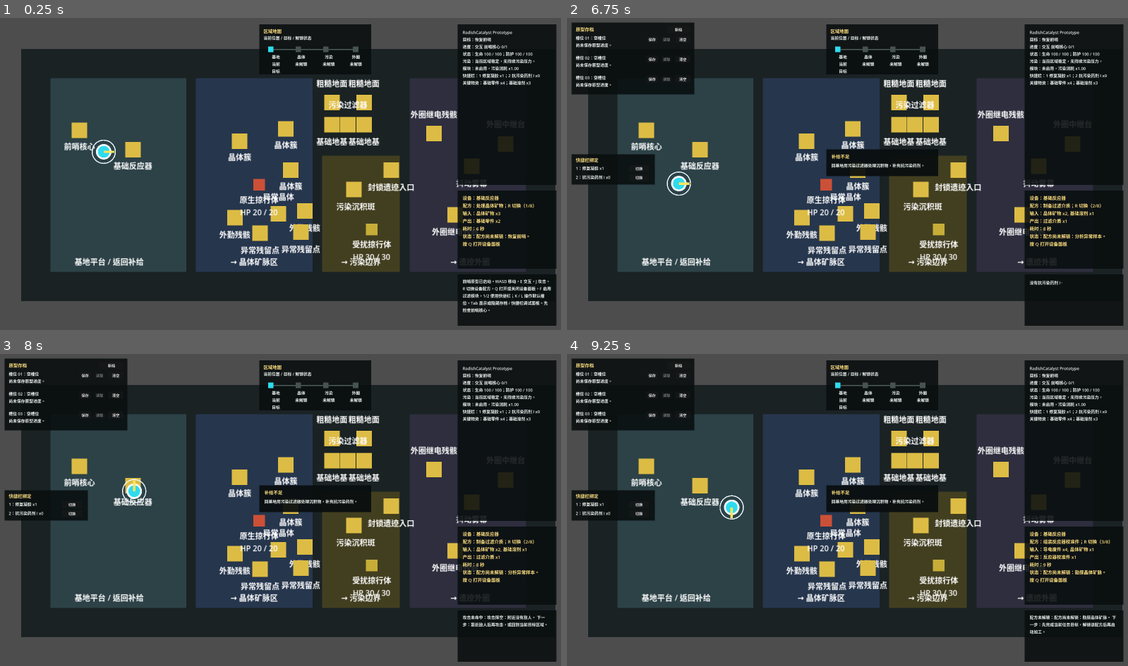
Above: before the commit, frames 1-4 (two rows, left to right).
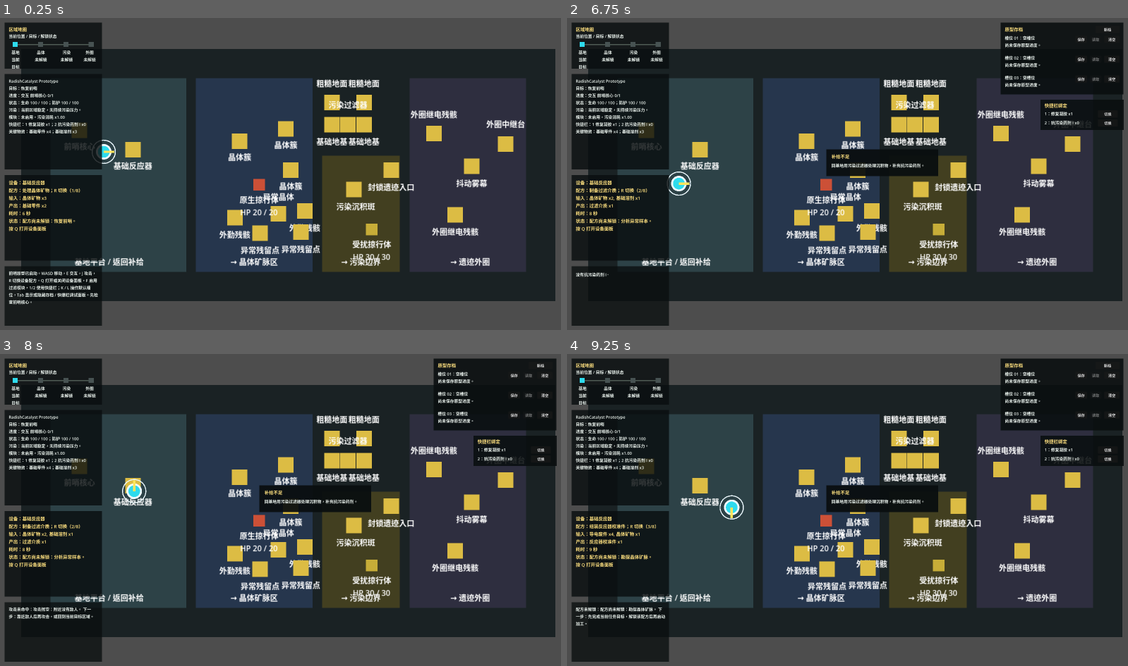
Above: after the commit, the same moments.

Repository: laugh0608/RadishCatalyst
Game: Godot game, scene res://scenes/boot/Boot.tscn
Two runs of this game, one before a commit and one after it. Both use one fixed random seed, a clock stepped at 60 frames per second and the inputs below.
Inputs:
- Up to frame 1 (0.25 s): no input
- Up to frame 2 (6.75 s): tap Enter at 0.5 s; hold D (move_right) 0.53-1.28 s; tap J (attack) at 0.6 s; hold S (move_down) 1.28-2.03 s; tap R (cycle_recipe) at 1.35 s; hold D (move_right) 2.03-2.78 s; tap E (interact) at 2.1 s; hold W (move_up) 2.78-3.5 s; tap Q (toggle_device_panel) at 2.85 s; click "关闭" at 3.5 s; tap Space at 4.25 s; hold A (move_left) 4.28-5.78 s; tap F (toggle_module) at 4.35 s; tap 1 (use_quick_slot_1) at 5.1 s; hold S (move_down) 5.78-6.53 s; tap 2 (use_quick_slot_2) at 5.85 s; hold D (move_right) from 6.53 s (still down); tap Tab at 6.6 s
- Up to frame 3 (8 s): release D (move_right) at 7.28 s; hold W (move_up) from 7.28 s (still down); tap J (attack) at 7.35 s
- Up to frame 4 (9.25 s): release W (move_up) at 8.03 s; hold D (move_right) 8.03-8.78 s; tap R (cycle_recipe) at 8.1 s; hold S (move_down) from 8.78 s (still down); tap E (interact) at 8.85 s

The runs differ from the first frame. In frame 1, 24% of the frame differs, in the area x 0-100%, y 1-99%; in frame 2, 21%; in frame 3, 21%; in frame 4, 21%.

Commit message:
fix(ui): reduce HUD overlap on ruin outer ring
- move the persistent HUD into a compact left rail

- free the right side of the map for outer ring visibility

- relocate debug save and quick slot panels to avoid scene overlap

Diff:
--- a/client/scenes/ui/PrototypeHud.tscn
+++ b/client/scenes/ui/PrototypeHud.tscn
@@ -17,9 +17,11 @@
 
 [node name="SavePanel" type="ColorRect" parent="."]
 visible = false
-offset_left = 24.0
+anchor_left = 1.0
+anchor_right = 1.0
+offset_left = -576.0
 offset_top = 24.0
-offset_right = 568.0
+offset_right = -32.0
 offset_bottom = 342.0
 color = Color(0.0352941, 0.054902, 0.0588235, 0.88)
 clip_contents = true
@@ -158,10 +160,12 @@
 
 [node name="QuickSlotPanel" type="ColorRect" parent="."]
 visible = false
-offset_left = 24.0
-offset_top = 608.0
-offset_right = 392.0
-offset_bottom = 742.0
+anchor_left = 1.0
+anchor_right = 1.0
+offset_left = -400.0
+offset_top = 366.0
+offset_right = -32.0
+offset_bottom = 500.0
 color = Color(0.0352941, 0.054902, 0.0588235, 0.88)
 clip_contents = true
 
@@ -206,36 +210,36 @@
 text = "切换"
 
 [node name="StatusPanel" type="ColorRect" parent="."]
-anchor_left = 1.0
-anchor_right = 1.0
-offset_left = -470.0
-offset_top = 32.0
-offset_right = -32.0
-offset_bottom = 744.0
-color = Color(0.0352941, 0.054902, 0.0588235, 0.88)
+anchor_left = 0.0
+anchor_right = 0.0
+offset_left = 24.0
+offset_top = 252.0
+offset_right = 456.0
+offset_bottom = 676.0
+color = Color(0.0352941, 0.054902, 0.0588235, 0.82)
 clip_contents = true
 
 [node name="StatusLabel" type="Label" parent="StatusPanel"]
-offset_left = 22.0
-offset_top = 22.0
-offset_right = 416.0
-offset_bottom = 688.0
+offset_left = 18.0
+offset_top = 18.0
+offset_right = 414.0
+offset_bottom = 404.0
 text = "Loading..."
 label_settings = SubResource("LabelSettings_status")
 autowrap_mode = 3
 
 [node name="MapPanel" type="ColorRect" parent="."]
-offset_left = 1152.0
-offset_top = 32.0
-offset_right = 1648.0
-offset_bottom = 254.0
-color = Color(0.0352941, 0.054902, 0.0588235, 0.88)
+offset_left = 24.0
+offset_top = 24.0
+offset_right = 456.0
+offset_bottom = 228.0
+color = Color(0.0352941, 0.054902, 0.0588235, 0.82)
 clip_contents = true
 
 [node name="MapTitleLabel" type="Label" parent="MapPanel"]
 offset_left = 18.0
 offset_top = 14.0
-offset_right = 478.0
+offset_right = 414.0
 offset_bottom = 42.0
 text = "区域地图"
 label_settings = SubResource("LabelSettings_prompt")
@@ -243,102 +247,102 @@
 [node name="MapHintLabel" type="Label" parent="MapPanel"]
 offset_left = 18.0
 offset_top = 46.0
-offset_right = 478.0
+offset_right = 414.0
 offset_bottom = 74.0
 text = "当前位置 / 目标 / 解锁状态"
 label_settings = SubResource("LabelSettings_status")
 autowrap_mode = 3
 
 [node name="MapTrack" type="ColorRect" parent="MapPanel"]
-offset_left = 42.0
-offset_top = 108.0
-offset_right = 436.0
-offset_bottom = 114.0
+offset_left = 40.0
+offset_top = 94.0
+offset_right = 390.0
+offset_bottom = 100.0
 color = Color(0.309804, 0.360784, 0.333333, 1)
 
 [node name="OutpostMarker" type="ColorRect" parent="MapPanel"]
-offset_left = 38.0
-offset_top = 98.0
-offset_right = 62.0
-offset_bottom = 122.0
+offset_left = 36.0
+offset_top = 86.0
+offset_right = 58.0
+offset_bottom = 108.0
 color = Color(0.55, 0.72, 0.66, 1)
 
 [node name="OutpostLabel" type="Label" parent="MapPanel"]
-offset_left = 20.0
-offset_top = 130.0
-offset_right = 126.0
-offset_bottom = 210.0
+offset_left = 4.0
+offset_top = 118.0
+offset_right = 92.0
+offset_bottom = 188.0
 text = "基地"
 label_settings = SubResource("LabelSettings_status")
 horizontal_alignment = 1
 autowrap_mode = 3
 
 [node name="CrystalMarker" type="ColorRect" parent="MapPanel"]
-offset_left = 160.0
-offset_top = 98.0
-offset_right = 184.0
-offset_bottom = 122.0
+offset_left = 148.0
+offset_top = 86.0
+offset_right = 170.0
+offset_bottom = 108.0
 color = Color(0.35, 0.62, 0.95, 1)
 
 [node name="CrystalLabel" type="Label" parent="MapPanel"]
-offset_left = 132.0
-offset_top = 130.0
-offset_right = 238.0
-offset_bottom = 210.0
+offset_left = 116.0
+offset_top = 118.0
+offset_right = 204.0
+offset_bottom = 188.0
 text = "晶体"
 label_settings = SubResource("LabelSettings_status")
 horizontal_alignment = 1
 autowrap_mode = 3
 
 [node name="PollutionMarker" type="ColorRect" parent="MapPanel"]
-offset_left = 282.0
-offset_top = 98.0
-offset_right = 306.0
-offset_bottom = 122.0
+offset_left = 260.0
+offset_top = 86.0
+offset_right = 282.0
+offset_bottom = 108.0
 color = Color(0.86, 0.74, 0.27, 1)
 
 [node name="PollutionLabel" type="Label" parent="MapPanel"]
-offset_left = 254.0
-offset_top = 130.0
-offset_right = 360.0
-offset_bottom = 210.0
+offset_left = 230.0
+offset_top = 118.0
+offset_right = 318.0
+offset_bottom = 188.0
 text = "污染"
 label_settings = SubResource("LabelSettings_status")
 horizontal_alignment = 1
 autowrap_mode = 3
 
 [node name="RuinMarker" type="ColorRect" parent="MapPanel"]
-offset_left = 414.0
-offset_top = 98.0
-offset_right = 438.0
-offset_bottom = 122.0
+offset_left = 372.0
+offset_top = 86.0
+offset_right = 394.0
+offset_bottom = 108.0
 color = Color(0.8, 0.52, 0.92, 1)
 
 [node name="RuinLabel" type="Label" parent="MapPanel"]
-offset_left = 374.0
-offset_top = 130.0
-offset_right = 480.0
-offset_bottom = 210.0
+offset_left = 332.0
+offset_top = 118.0
+offset_right = 420.0
+offset_bottom = 188.0
 text = "外圈"
 label_settings = SubResource("LabelSettings_status")
 horizontal_alignment = 1
 autowrap_mode = 3
 
 [node name="PromptPanel" type="ColorRect" parent="."]
-anchor_left = 1.0
-anchor_right = 1.0
-offset_left = -470.0
-offset_top = 768.0
-offset_right = -32.0
-offset_bottom = 1116.0
-color = Color(0.0352941, 0.054902, 0.0588235, 0.88)
+anchor_left = 0.0
+anchor_right = 0.0
+offset_left = 24.0
+offset_top = 700.0
+offset_right = 456.0
+offset_bottom = 1080.0
+color = Color(0.0352941, 0.054902, 0.0588235, 0.82)
 clip_contents = true
 
 [node name="PromptLabel" type="Label" parent="PromptPanel"]
-offset_left = 22.0
-offset_top = 18.0
-offset_right = 416.0
-offset_bottom = 360.0
+offset_left = 18.0
+offset_top = 18.0
+offset_right = 414.0
+offset_bottom = 362.0
 text = ""
 label_settings = SubResource("LabelSettings_prompt")
 autowrap_mode = 3
@@ -396,20 +400,20 @@
 autowrap_mode = 3
 
 [node name="LogPanel" type="ColorRect" parent="."]
-anchor_left = 1.0
-anchor_right = 1.0
-offset_left = -470.0
-offset_top = 1140.0
-offset_right = -32.0
+anchor_left = 0.0
+anchor_right = 0.0
+offset_left = 24.0
+offset_top = 1104.0
+offset_right = 456.0
 offset_bottom = 1368.0
-color = Color(0.0352941, 0.054902, 0.0588235, 0.88)
+color = Color(0.0352941, 0.054902, 0.0588235, 0.78)
 clip_contents = true
 
 [node name="LogLabel" type="Label" parent="LogPanel"]
-offset_left = 22.0
-offset_top = 18.0
-offset_right = 416.0
-offset_bottom = 272.0
+offset_left = 18.0
+offset_top = 18.0
+offset_right = 414.0
+offset_bottom = 246.0
 text = ""
 label_settings = SubResource("LabelSettings_status")
 autowrap_mode = 3
